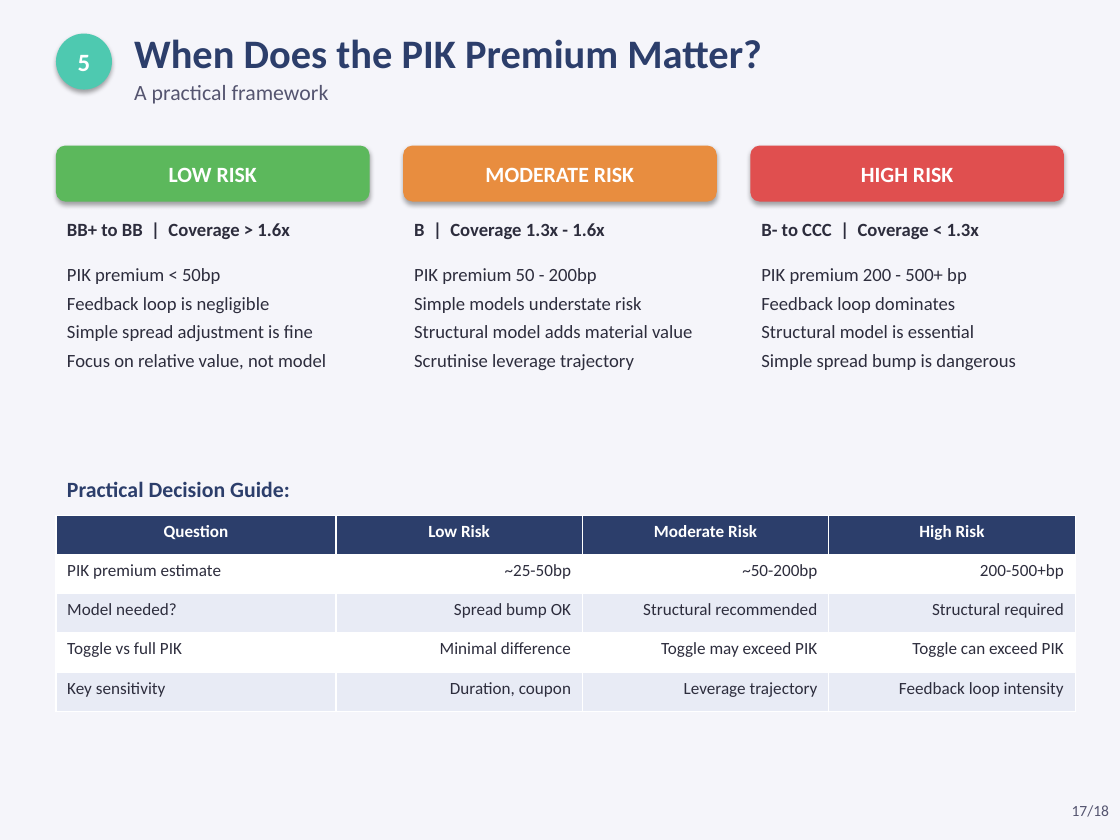
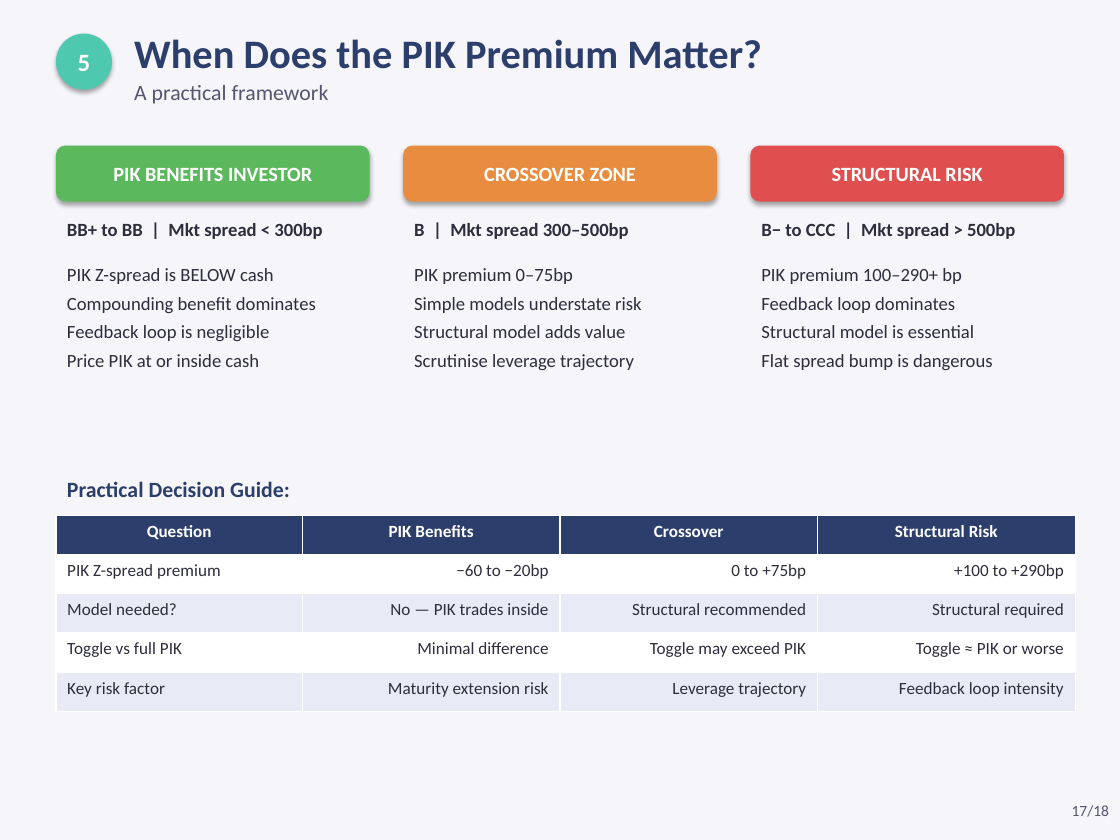
Before and after one commit to jeickmeier/rfin, a slide deck: slide 17 of finstack-py/examples/scripts/valuations/instruments/pik_coupon_pricing.pptx. Drawn at 1120x840 pixels with LibreOffice and Linux fonts; fonts in the diff are those of the drawing. Boxes give left, top, right and bottom in pixels: in the first picture for what was removed or moved away, otherwise in the second. Text is boxed around its words. In the diff, an @@ line names an element or a change of style, - is before the commit and + after.

```diff
--- a/finstack-py/examples/scripts/valuations/instruments/pik_coupon_pricing.pptx
+++ b/finstack-py/examples/scripts/valuations/instruments/pik_coupon_pricing.pptx
@@ text in rounded rectangle at <box>113,168,312,181</box>: text changed; size 14 to 13 pt @@
-LOW RISK
+PIK BENEFITS INVESTOR
@@ text in rounded rectangle at <box>484,167,636,181</box>: text changed; size 14 to 13 pt @@
-MODERATE RISK
+CROSSOVER ZONE
@@ text in rounded rectangle at <box>832,167,982,181</box>: text changed; size 14 to 13 pt @@
-HIGH RISK
+STRUCTURAL RISK
@@ text at <box>67,223,322,239</box>: text changed @@
-BB+ to BB | Coverage > 1.6x
+BB+ to BB | Mkt spread < 300bp
@@ text at <box>414,223,629,239</box>: text changed @@
-B | Coverage 1.3x - 1.6x
+B | Mkt spread 300–500bp
@@ text at <box>761,223,1015,239</box>: text changed @@
-B- to CCC | Coverage < 1.3x
+B− to CCC | Mkt spread > 500bp
@@ text at <box>67,268,316,313</box>: text changed @@
-PIK premium < 50bp
+PIK Z-spread is BELOW cash
+Compounding benefit dominates
@@ text at <box>414,268,573,284</box>: text changed @@
-PIK premium 50 - 200bp
+PIK premium 0–75bp
@@ text at <box>761,268,962,284</box>: text changed @@
-PIK premium 200 - 500+ bp
+PIK premium 100–290+ bp
@@ text at <box>414,325,625,338</box>: text changed @@
-Structural model adds material value
+Structural model adds value
@@ text at <box>67,354,259,367</box>: text changed @@
-Simple spread adjustment is fine
-Focus on relative value, not model
+Price PIK at or inside cash
@@ text at <box>761,354,992,370</box>: text changed @@
-Simple spread bump is dangerous
+Flat spread bump is dangerous
@@ table at <box>56,515,1075,711</box> @@
-row 1: Question | Low Risk | Moderate Risk | High Risk
+row 1: Question | PIK Benefits | Crossover | Structural Risk
-row 2: PIK premium estimate | ~25-50bp | ~50-200bp | 200-500+bp
+row 2: PIK Z-spread premium | −60 to −20bp | 0 to +75bp | +100 to +290bp
-row 3, column 2: Spread bump OK
+row 3, column 2: No — PIK trades inside
-row 4, column 4: Toggle can exceed PIK
+row 4, column 4: Toggle ≈ PIK or worse
-row 5, column 1: Key sensitivity
+row 5, column 1: Key risk factor
-row 5, column 2: Duration, coupon
+row 5, column 2: Maturity extension risk
```
Also in this commit, not shown: 14 other slides changed, 2 slides added, 2 slides removed, 9 other files.
